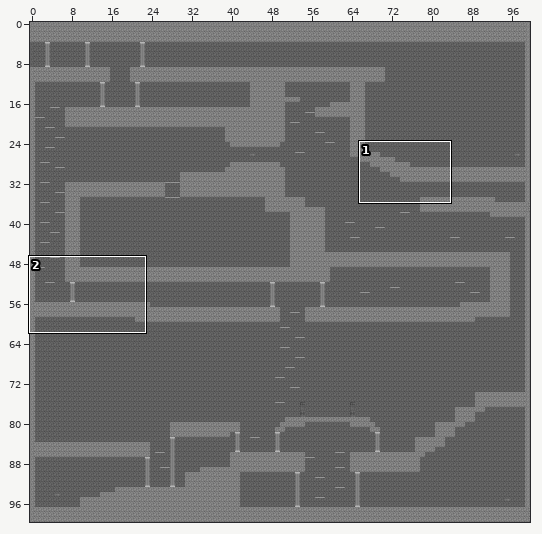
Tiled map -- assets/tiled/maps/Chapter Two - Pride.tmx. The picture above shows the old version from afar; the outline marks the close-up.
Close-up. First the earlier version:
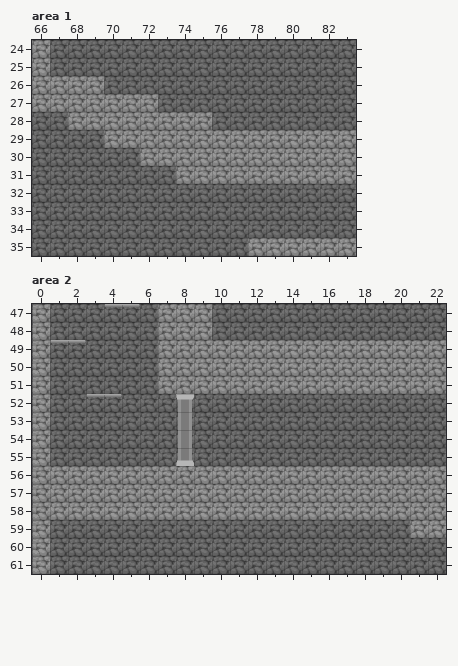
Cells are 32x32 px. Shown: area 1 x 66..83, y 24..35; area 2 x 0..22, y 47..61. The commit also changed other parts of the map, which this record leaves out.
And afterwards:
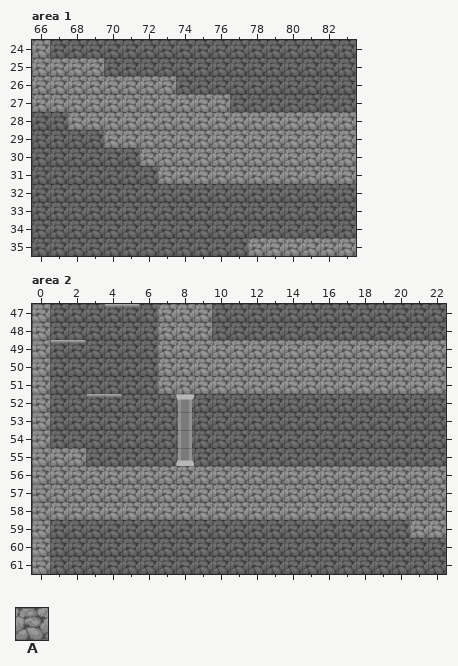
Key: from "More blocks": A 1.
_ is an empty cell, . an unchanged one.
From old to new:
--- layer "solids", area 1
@@ x 67..83 @@
-25 ___..............
-26 ...____..........
-27 ......____.......
-28 .........________
+25 AAA..............
+26 ...AAAA..........
+27 ......AAAA.......
+28 .........AAAAAAAA
@@ x 73..73 @@
-31 _
+31 A
--- layer "solids", area 2
@@ x 1..2 @@
-55 __
+55 AA
